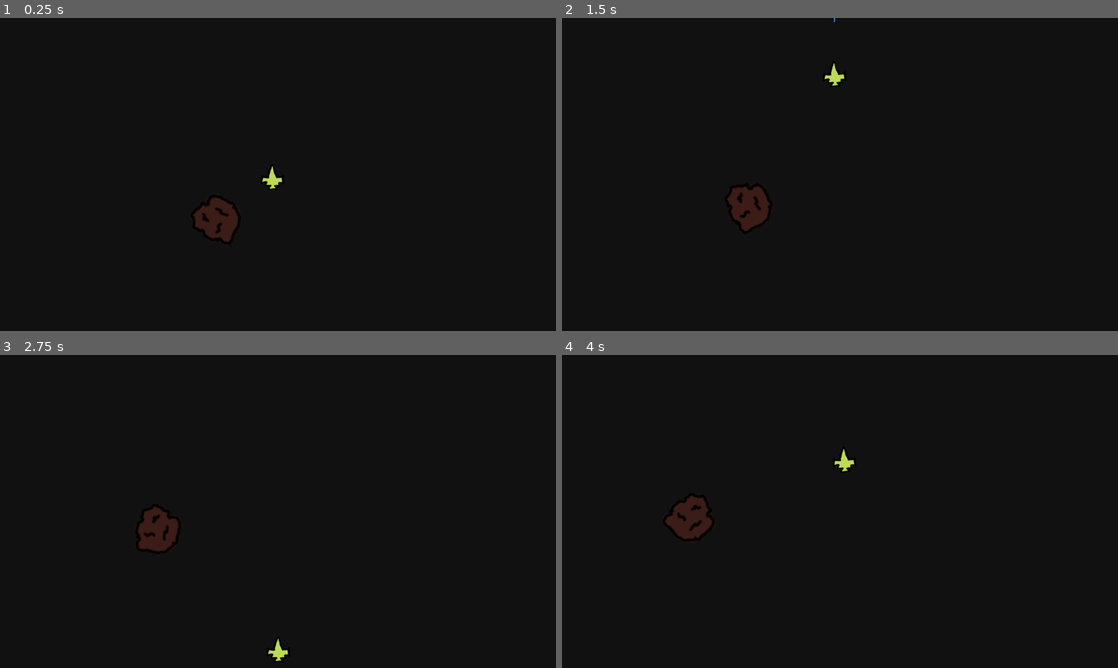
Above: before the commit, frames 1-4 (two rows, left to right).
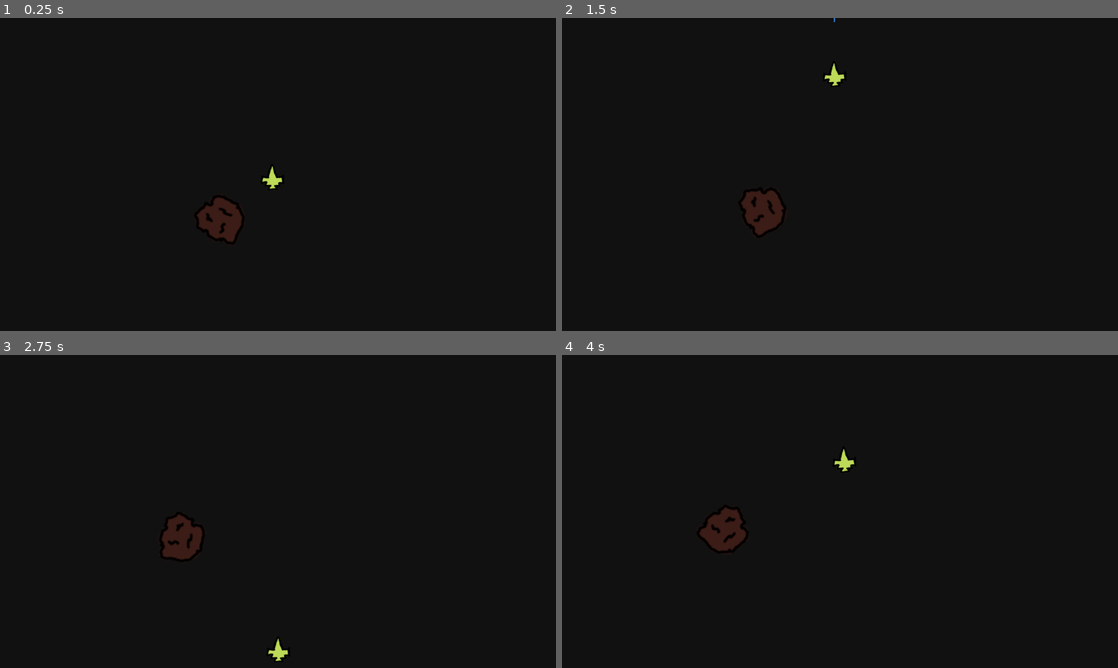
Above: after the commit, the same moments.

Repository: jeanmarc/godot-asteroids
Game: Godot game, scene res://scenes/galaxy.tscn
Same seed, same stepped clock (60 frames per second), same inputs: the game is played once before the commit and once after it.
Inputs:
- Up to frame 1 (0.25 s): no input
- Up to frame 2 (1.5 s): hold W (forward) 0.53-1.28 s; hold Space (fire) 0.53-1.28 s; hold S (back) from 1.28 s (still down); tap A (rotate_ccw) at 1.35 s
- Up to frame 3 (2.75 s): release S (back) at 2.03 s; hold W (forward) from 2.03 s (still down); tap D (rotate_cw) at 2.1 s
- Up to frame 4 (4 s): tap Space (fire) at 2.85 s; release W (forward) at 3.53 s; hold S (back) from 3.53 s (still down); tap A (rotate_ccw) at 3.6 s

The runs differ from the first frame. In frame 1, 0.3% of the frame differs, in the area x 34-44%, y 57-72%; in frame 2, 0.7%; in frame 3, 1.1%; in frame 4, 1.3%, in the area x 18-33%, y 44-63%.

Commit message:
Better wrapping of asteroids

Diff:
--- /dev/null
+++ b/Game/resources/asteroid_cshape_large.tres
@@ -0,0 +1,4 @@
+[gd_resource type="CircleShape2D" format=3 uid="uid://cbc7f3kd8f3hg"]
+
+[resource]
+radius = 55.0091
--- /dev/null
+++ b/Game/resources/asteroid_cshape_medium.tres
@@ -0,0 +1,4 @@
+[gd_resource type="CircleShape2D" format=3 uid="uid://0ktxfwhk56dm"]
+
+[resource]
+radius = 29.0
--- /dev/null
+++ b/Game/resources/asteroid_cshape_small.tres
@@ -0,0 +1,4 @@
+[gd_resource type="CircleShape2D" format=3 uid="uid://phmuq1m6fjss"]
+
+[resource]
+radius = 12.0416
--- a/Game/scenes/asteroid.tscn
+++ b/Game/scenes/asteroid.tscn
@@ -1,17 +1,15 @@
 [gd_scene load_steps=4 format=3 uid="uid://bu1yjb7kn6kvl"]
 
-[ext_resource type="Texture2D" uid="uid://bc0bdtl7a4dnr" path="res://assets/AsteroidBig.png" id="1_m7irw"]
 [ext_resource type="Script" path="res://scripts/asteroid.gd" id="1_r5mp6"]
-
-[sub_resource type="CircleShape2D" id="CircleShape2D_oirfl"]
-radius = 55.0091
+[ext_resource type="Texture2D" uid="uid://bgd258v6n061f" path="res://assets/AsteroidSmall.png" id="2_62qdd"]
+[ext_resource type="Shape2D" uid="uid://phmuq1m6fjss" path="res://resources/asteroid_cshape_small.tres" id="3_obcrl"]
 
 [node name="Asteroid" type="Area2D"]
 script = ExtResource("1_r5mp6")
 
 [node name="Sprite2D" type="Sprite2D" parent="."]
-texture = ExtResource("1_m7irw")
+position = Vector2(3, 3)
+texture = ExtResource("2_62qdd")
 
 [node name="CollisionShape2D" type="CollisionShape2D" parent="."]
-position = Vector2(-6, -4)
-shape = SubResource("CircleShape2D_oirfl")
+shape = ExtResource("3_obcrl")
--- a/Game/scripts/asteroid.gd
+++ b/Game/scripts/asteroid.gd
@@ -1,4 +1,10 @@
 extends Area2D
+
+enum AsteroidSize{LARGE, MEDIUM, SMALL}
+@export var size := AsteroidSize.LARGE
+
+@onready var sprite = $Sprite2D
+@onready var cshape = $CollisionShape2D
 
 var movement_vector := Vector2(0, -1)
 
@@ -8,6 +14,20 @@
 func _ready():
 	rotation = randf_range(0, TAU)
 
+	match size:
+		AsteroidSize.LARGE:
+			speed = randf_range(40, 60)
+			sprite.texture = preload("res://assets/AsteroidBig.png")
+			cshape.shape = preload("res://resources/asteroid_cshape_large.tres")
+		AsteroidSize.MEDIUM:
+			speed = randf_range(80, 100)
+			sprite.texture = preload("res://assets/AsteroidMedium.png")
+			cshape.shape = preload("res://resources/asteroid_cshape_medium.tres")
+		AsteroidSize.SMALL:
+			speed = randf_range(80, 150)
+			sprite.texture = preload("res://assets/AsteroidSmall.png")
+			cshape.shape = preload("res://resources/asteroid_cshape_small.tres")
+
 func _process(delta):
 	$Sprite2D.rotation += delta * angular_speed
 
@@ -15,13 +35,13 @@
 	global_position += movement_vector.rotated(rotation) * speed * delta
 
 	var screen_size = get_viewport_rect().size
+	var radius = cshape.shape.radius
+	if global_position.y + radius < 0:
+		global_position.y = screen_size.y + radius
+	elif global_position.y - radius > screen_size.y:
+		global_position.y = 0 - radius
 
-	if global_position.y < 0:
-		global_position.y = screen_size.y
-	elif global_position.y > screen_size.y:
-		global_position.y = 0
-
-	if global_position.x < 0:
-		global_position.x = screen_size.x
-	elif global_position.x > screen_size.x:
-		global_position.x = 0
+	if global_position.x + radius < 0:
+		global_position.x = screen_size.x + radius
+	elif global_position.x - radius > screen_size.x:
+		global_position.x = 0 - radius
